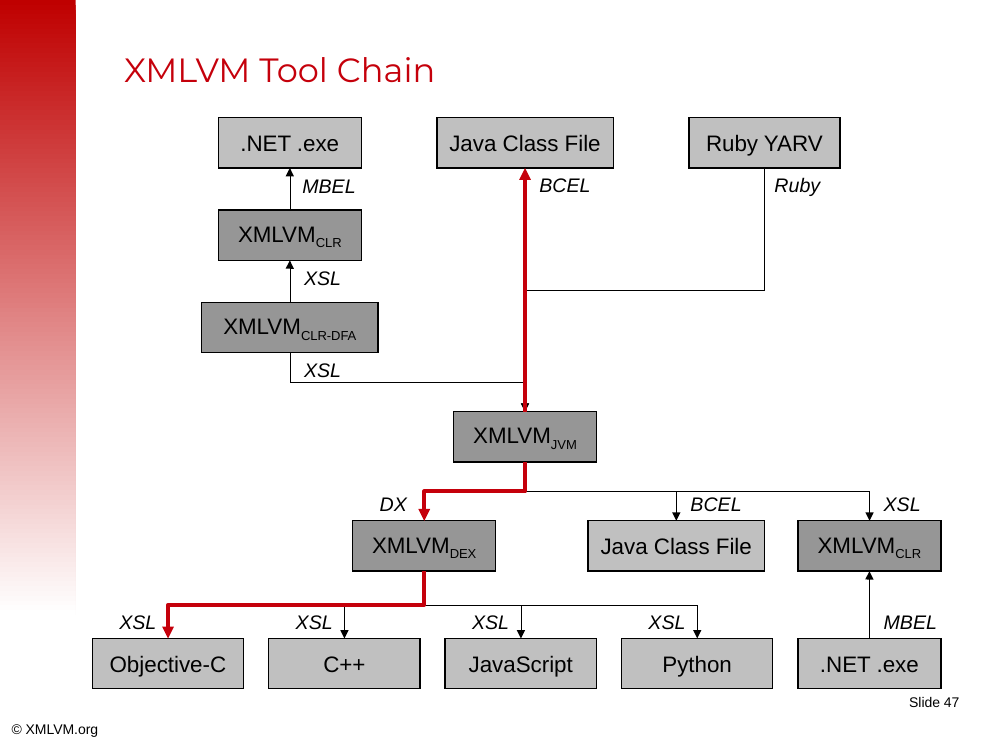
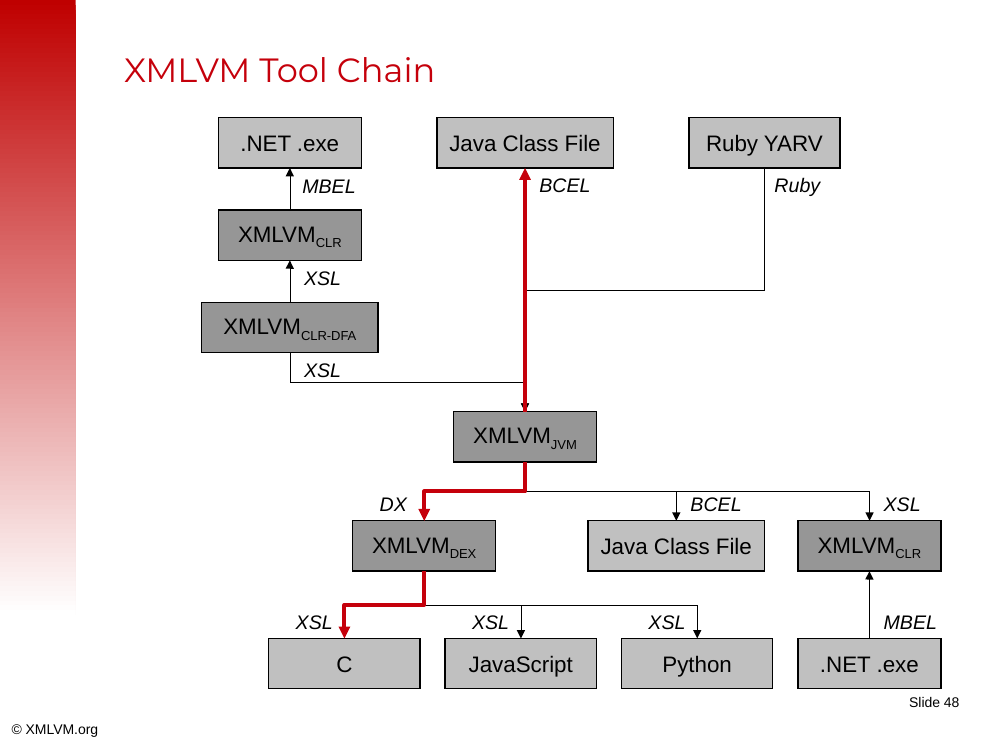
Before and after one commit to tisoft/xmlvm, a slide deck: slide 48 of doc/slides/android2iphone-master.odp (slide 47 before the commit). Drawn at 1008x756 pixels with LibreOffice and Linux fonts; fonts in the diff are those of the drawing; background and template pictures are left out. Boxes give left, top, right and bottom in pixels: in the first picture for what was removed or moved away, otherwise in the second. Text is boxed around its words. In the diff, an @@ line names an element or a change of style, - is before the commit and + after.

```diff
--- a/doc/slides/android2iphone-master.odp
+++ b/doc/slides/android2iphone-master.odp
@@ elbow arrow removed from (424, 572) to (168, 638) @@
@@ elbow arrow (424, 572) - (345, 638): stroke #000000 0 pt to #C5000B 2.83 pt @@
@@ text removed at (119,615,156,630) @@
-XSL
@@ rectangle removed at (93,638,244,688) @@
-Objective-C
@@ text in rectangle at (336,656,352,672): text changed @@
-C++
+C
@@ page number at (909,697,960,707): text changed @@
-Slide 47
+Slide 48
```
Also in this commit, not shown: 15 other slides changed, 1 slide added.
